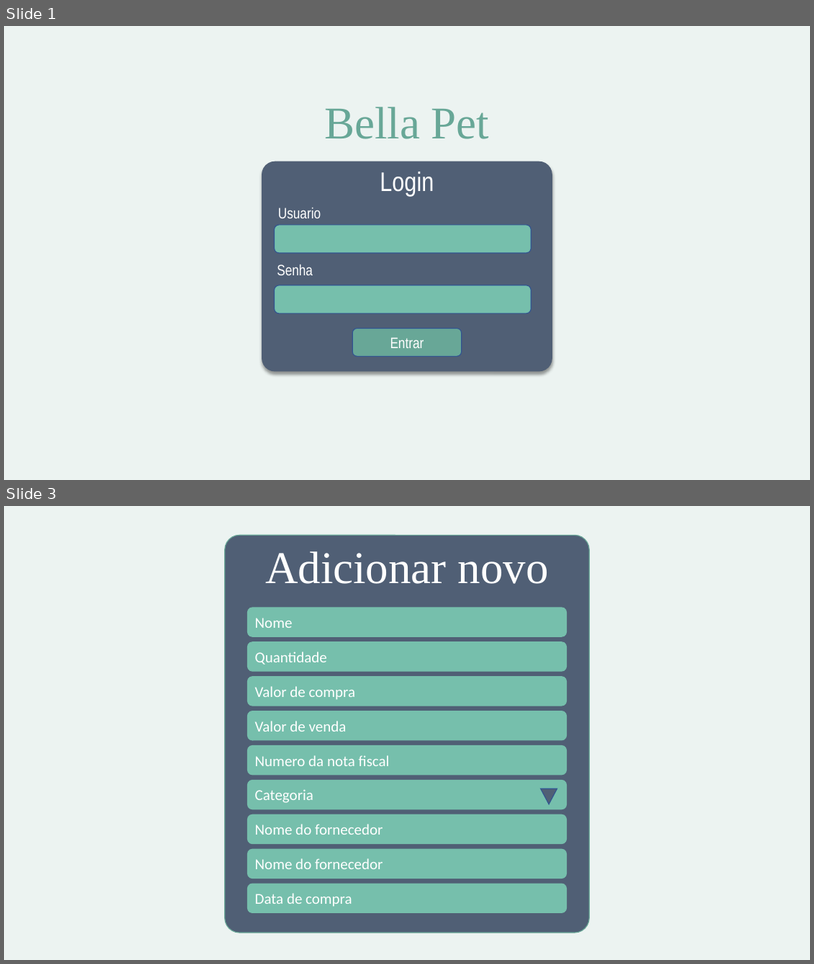
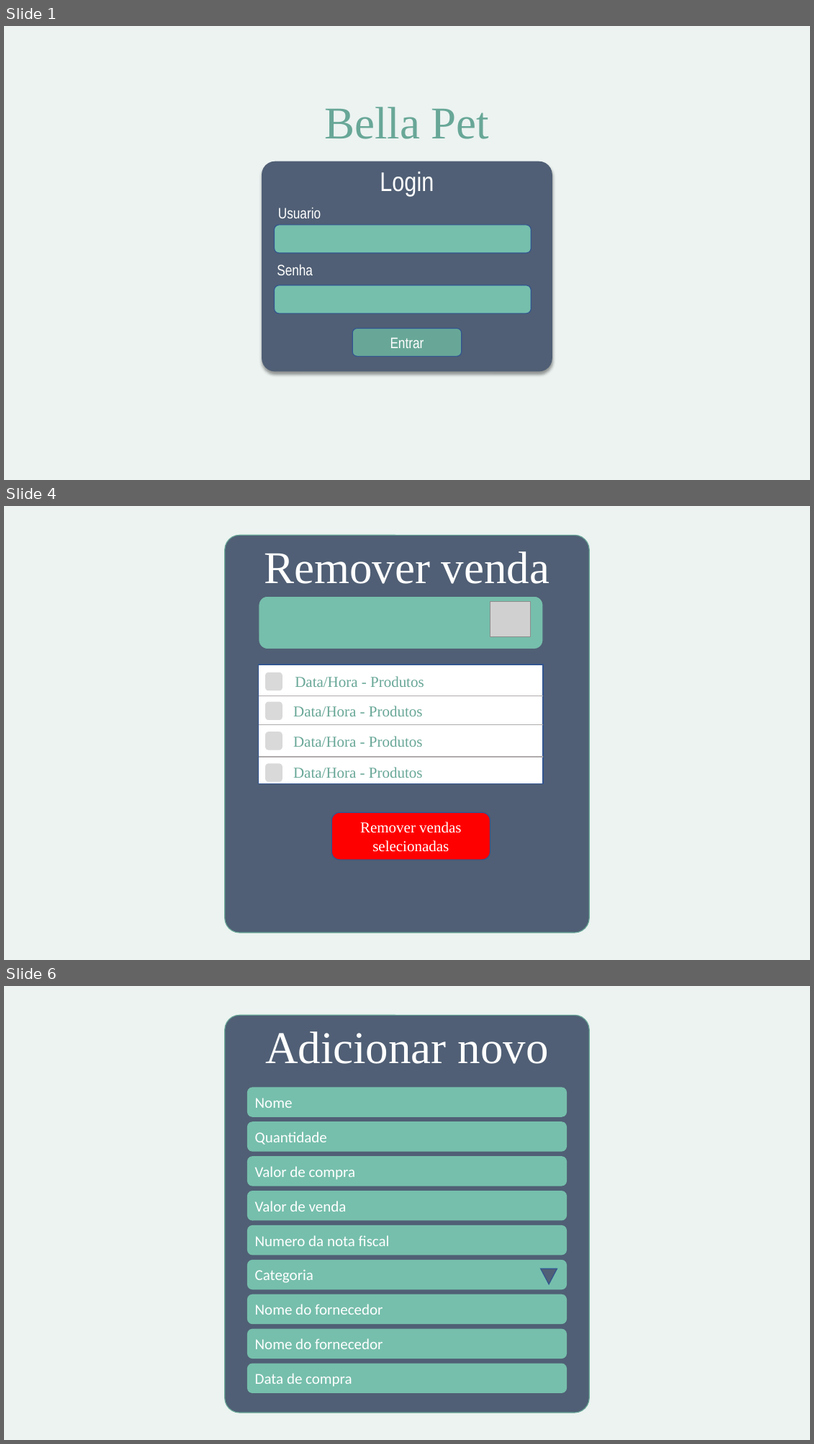
Before and after one commit to GustavoSantiago113/Administration-Help-Tool, a slide deck: Design.pptx. Shown one above the other, each under a label of ours: slides 1 and 3 before the commit, slides 1, 4 and 6 after it; the slides between them are not shown. The pictures are 814x964 and 814x1444 pixels, drawn with LibreOffice and Linux fonts; fonts in the diff are those of the drawing; grey boxes stand for pictures. Boxes give left, top, right and bottom in pixels: in the first picture for what was removed or moved away, otherwise in the second. Text is boxed around its words. In the diff, an @@ line names an element or a change of style, - is before the commit and + after.

```diff
--- a/Design.pptx
+++ b/Design.pptx
@@ slide 4 added at (4, 506, 810, 960), background #ECF3F1 @@
@@ rounded rectangle added at (225, 535, 589, 932), fill #505F75, outline #68A797 1 pt @@
@@ text added at (264, 551, 550, 584), 54 pt, text #FFFFFF @@
+Remover venda
@@ rounded rectangle added at (259, 596, 543, 649), fill #76BFAC, outline #505F75 1 pt @@
@@ picture added at (491, 602, 531, 636) @@
@@ rectangle added at (259, 664, 543, 784), fill #FFFFFF, outline #325491 1 pt @@
@@ rounded rectangle added at (266, 673, 282, 690), fill #D9D9D9, outline #D9D9D9 1 pt @@
@@ text added at (295, 676, 424, 687), 18 pt, text #68A797 @@
+Data/Hora - Produtos
@@ line added from (259, 696) to (543, 696), #AFABAB 1 pt @@
@@ rounded rectangle added at (266, 702, 282, 720), fill #D9D9D9, outline #D9D9D9 1 pt @@
@@ text added at (293, 705, 423, 716), 18 pt, text #68A797 @@
+Data/Hora - Produtos
@@ line added from (259, 724) to (543, 724), #AFABAB 1 pt @@
@@ rounded rectangle added at (266, 732, 282, 750), fill #D9D9D9, outline #D9D9D9 1 pt @@
@@ text added at (293, 736, 423, 746), 18 pt, text #68A797 @@
+Data/Hora - Produtos
@@ line added from (259, 757) to (543, 757), #AFABAB 1 pt @@
@@ rounded rectangle added at (266, 764, 282, 781), fill #D9D9D9, outline #D9D9D9 1 pt @@
@@ text added at (293, 767, 423, 777), 18 pt, text #68A797 @@
+Data/Hora - Produtos
@@ rounded rectangle added at (332, 812, 491, 860), fill #FF0000, outline #325491 1 pt, 18 pt, text #FFFFFF @@
+Remover vendas selecionadas
@@ what was slide 3 is now slide 6 @@
```
Also in this commit, not shown: 1 slide changed, 3 other slides added, 1 other file.
